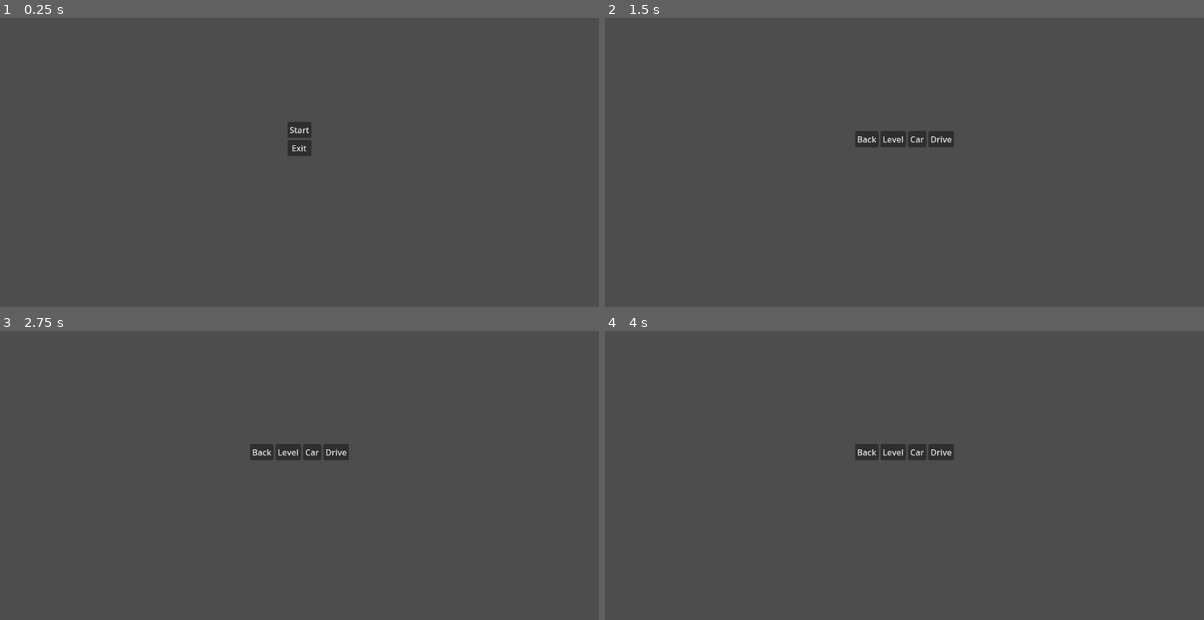
Above: before the commit, frames 1-4 (two rows, left to right).
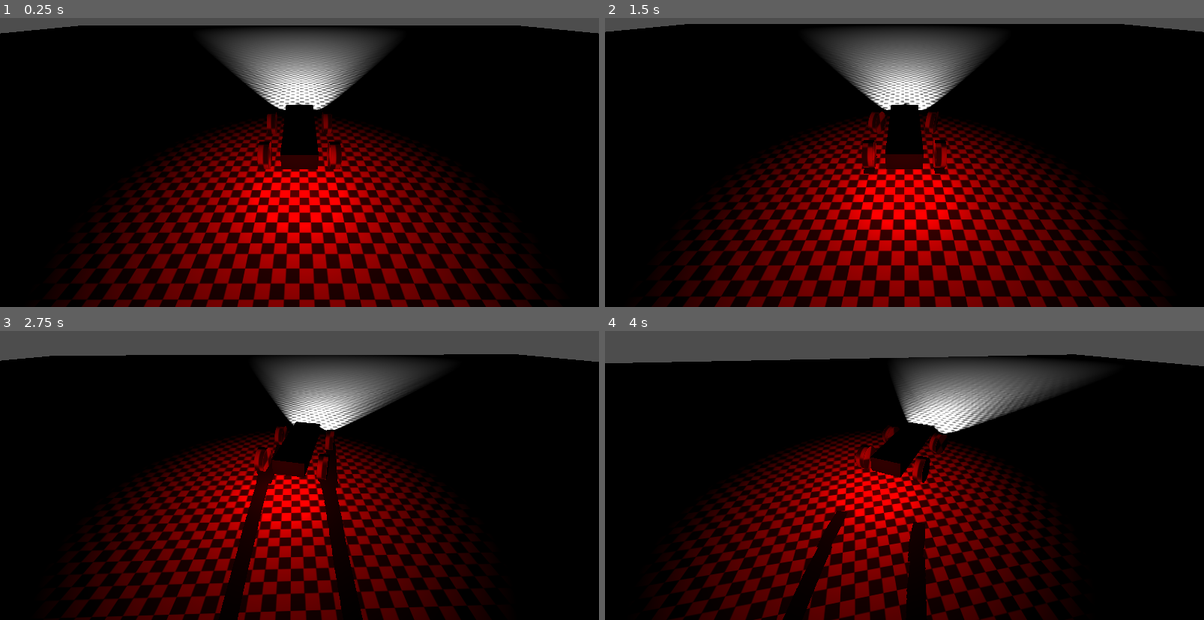
Above: after the commit, the same moments.

Repository: rizkiyoist/debu-open
Game: Godot game, scene res://scenes/scene_handler.tscn
Two runs of this game, one before a commit and one after it. Both use one fixed random seed, a clock stepped at 60 frames per second and the inputs below.
Inputs (mouse positions are in pixels of both pictures, inside the frame that each line leads up to):
- Up to frame 1 (0.25 s): no input
- Up to frame 2 (1.5 s): click (904, 130) at 0.5 s, where only the run before the commit has a clickable "Start"; hold Right (turn_right) from 1.28 s (still down); hold Up (throttle) from 1.28 s (still down)
- Up to frame 3 (2.75 s): release Right (turn_right) at 2.03 s; release Up (throttle) at 2.03 s; hold Down (reverse) from 2.03 s (still down); tap Up (throttle) at 2.1 s
- Up to frame 4 (4 s): release Down (reverse) at 2.78 s; hold Up (throttle) 2.78-3.53 s; hold Right (turn_right) from 2.78 s (still down); tap Up (throttle) at 3.6 s

The runs differ from the first frame. In frame 1, 95% of the frame differs, in the area x 0-100%, y 2-100%; in frame 2, 95%; in frame 3, 90%; in frame 4, 88%.

Commit message:
Added basic spawner

Diff:
--- /dev/null
+++ b/game/track1.tscn
@@ -0,0 +1,24 @@
+[gd_scene load_steps=5 format=3 uid="uid://0cv8uqnrwqjj"]
+
+[ext_resource type="Texture2D" uid="uid://shpwy0i6v2df" path="res://textures/square.png" id="1_xgg4c"]
+
+[sub_resource type="BoxShape3D" id="BoxShape3D_6v8ry"]
+size = Vector3(100, 1, 100)
+
+[sub_resource type="StandardMaterial3D" id="StandardMaterial3D_g40hk"]
+albedo_texture = ExtResource("1_xgg4c")
+uv1_triplanar = true
+
+[sub_resource type="BoxMesh" id="BoxMesh_qvk7p"]
+material = SubResource("StandardMaterial3D_g40hk")
+size = Vector3(100, 1, 100)
+
+[node name="Ground" type="Node3D"]
+
+[node name="StaticBody3D" type="StaticBody3D" parent="."]
+
+[node name="CollisionShape3D" type="CollisionShape3D" parent="StaticBody3D"]
+shape = SubResource("BoxShape3D_6v8ry")
+
+[node name="MeshInstance3D" type="MeshInstance3D" parent="StaticBody3D"]
+mesh = SubResource("BoxMesh_qvk7p")
--- a/scenes/scene_handler.tscn
+++ b/scenes/scene_handler.tscn
@@ -1,12 +1,16 @@
-[gd_scene load_steps=5 format=3 uid="uid://beib8k7f4b00x"]
+[gd_scene load_steps=7 format=3 uid="uid://beib8k7f4b00x"]
 
 [ext_resource type="Script" uid="uid://bpla2vudueu63" path="res://scripts/scene_handler.gd" id="1_8qim7"]
 [ext_resource type="PackedScene" uid="uid://4thy07nvbdlt" path="res://scenes/main_menu.tscn" id="2_qjdn2"]
 [ext_resource type="PackedScene" uid="uid://026b4bgl0e3y" path="res://scenes/mode_select.tscn" id="3_cidb5"]
 [ext_resource type="PackedScene" uid="uid://cy1u2enq5lv2e" path="res://game/base.tscn" id="4_cidb5"]
+[ext_resource type="PackedScene" uid="uid://0cv8uqnrwqjj" path="res://game/track1.tscn" id="5_dkj5u"]
+[ext_resource type="PackedScene" uid="uid://q3b78lfitgmt" path="res://game/car.tscn" id="6_kfsol"]
 
 [node name="SceneHandler" type="Node"]
 script = ExtResource("1_8qim7")
 main_menu_packed = ExtResource("2_qjdn2")
 mode_select_packed = ExtResource("3_cidb5")
 proto_game_packed = ExtResource("4_cidb5")
+track1 = ExtResource("5_dkj5u")
+car1 = ExtResource("6_kfsol")
--- a/scripts/scene_handler.gd
+++ b/scripts/scene_handler.gd
@@ -3,11 +3,21 @@
 @export var main_menu_packed: PackedScene
 @export var mode_select_packed: PackedScene
 @export var proto_game_packed: PackedScene
+@export var track1: PackedScene
+@export var car1: PackedScene
 
 var selected_level: PackedScene
 
 func _ready() -> void:
-	load_main_menu("init")
+	#load_main_menu("init")
+	trial_spawn()
+
+func trial_spawn() -> void:
+	var track: Node3D = track1.instantiate()
+	var car: Node3D = car1.instantiate()
+	self.add_child(track)
+	self.add_child(car)
+
 
 
 func load_main_menu(origin: String) -> void:
Not shown: 1 places in game/gym.tscn that only renumber resources
